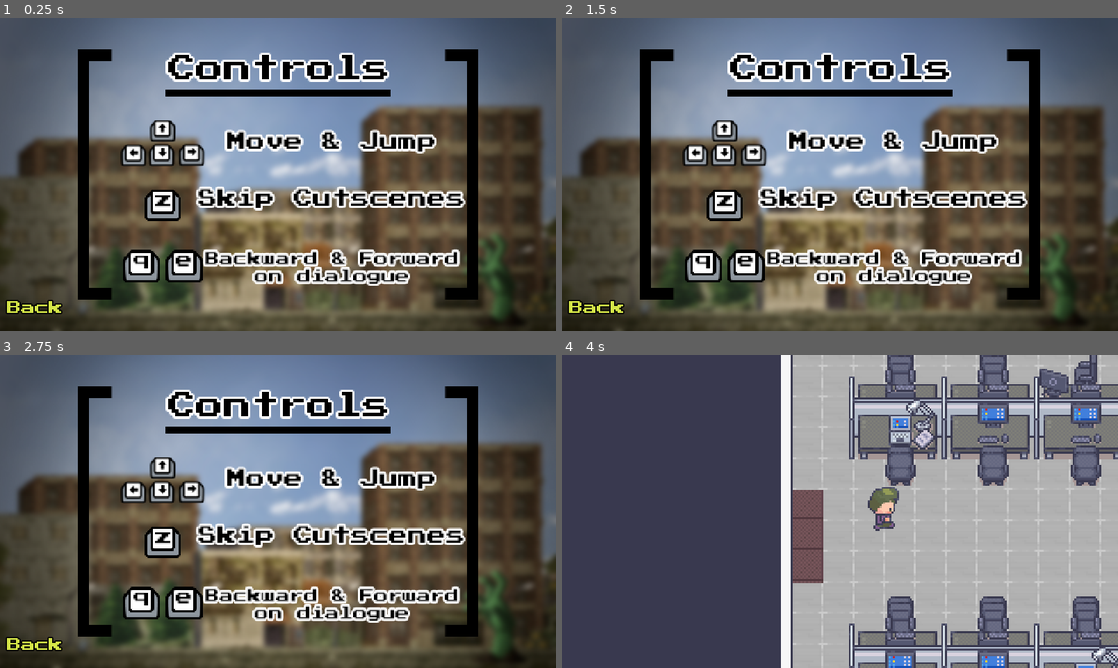
Above: before the commit, frames 1-4 (two rows, left to right).
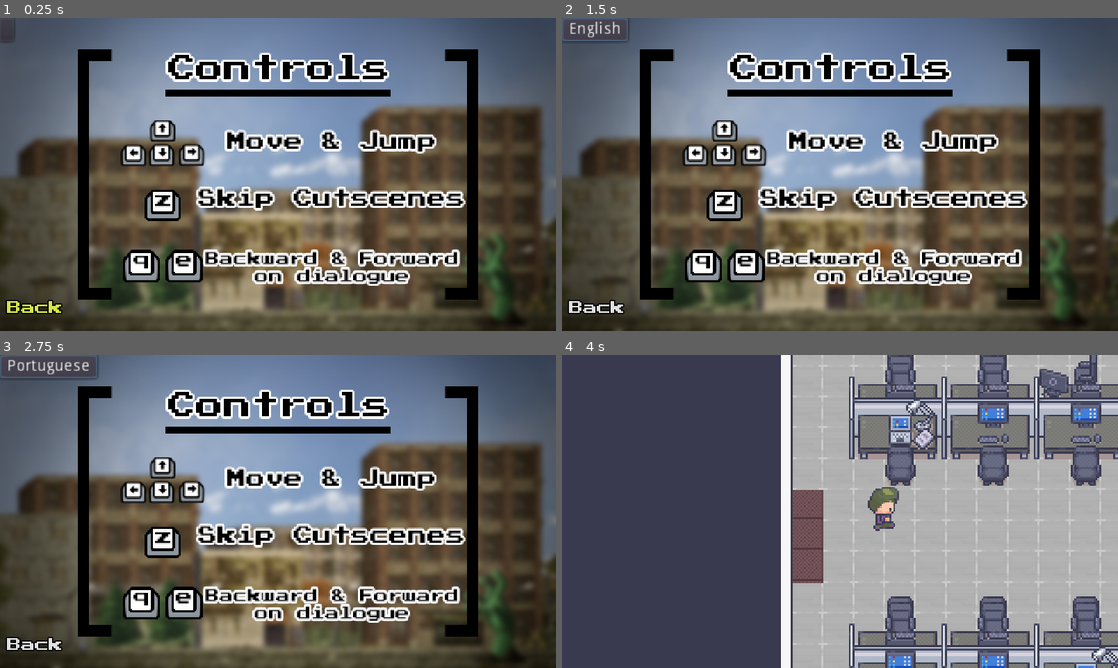
Above: after the commit, the same moments.

Repository: 2022M1T6-inteli/POMALAND
Game: Godot game, scene res://Scenes/Options.tscn
Two runs of this game, one before a commit and one after it. Both use one fixed random seed, a clock stepped at 60 frames per second and the inputs below. This scene is started directly instead of the project's main scene.
Inputs (mouse positions are in pixels of both pictures, inside the frame that each line leads up to):
- Up to frame 1 (0.25 s): no input
- Up to frame 2 (1.5 s): click (567, 30) at 0.52 s; click (612, 30) at 1.25 s, where only the run after the commit has a clickable "Portuguese"
- Up to frame 3 (2.75 s): click (33, 367) at 2 s, where only the run after the commit has a clickable "English"
- Up to frame 4 (4 s): click "Back" at 2.75 s; tap Enter at 3.5 s; hold Right (ui_right) from 3.53 s (still down); tap Z (select) at 3.6 s; tap Up (ui_up) at 3.77 s

The runs differ from the first frame. In frame 1, 0.1% of the frame differs, in the area x 0-3%, y 0-8%; in frame 2, 0.5%; in frame 3, 0.8%, in the area x 0-18%, y 0-95%; in frame 4, nothing differs.

Commit message:
Final update 14/09

Diff:
--- a/src/Scenes/Options.tscn
+++ b/src/Scenes/Options.tscn
@@ -57,4 +57,9 @@
 text = "Back"
 flat = true
 
+[node name="LangButton" type="Button" parent="."]
+margin_right = 12.0
+margin_bottom = 20.0
+
 [connection signal="pressed" from="CenterContainer2/BackBtn" to="." method="_on_BackBtn_pressed"]
+[connection signal="pressed" from="LangButton" to="." method="_on_LangButton_pressed"]
--- a/src/Src/Global.gd
+++ b/src/Src/Global.gd
@@ -1,6 +1,7 @@
 extends Node
 
 var portalRoom: String
-var lang: String
+var language = "English"
+
 func DisableMouse():
 	Input.set_mouse_mode(Input.MOUSE_MODE_CAPTURED)
--- a/src/Src/Meneguzzi.gd
+++ b/src/Src/Meneguzzi.gd
@@ -2,7 +2,7 @@
 
 var onArea: bool
 var dialoguePart = 0
-var texts = [
+var texten = [
 	"null",
 	"(Meneguzzi): Aahh, quick! here! . I do not have much time….",
 	"(Cleiton): What happened? Where is everyone?",
@@ -18,7 +18,22 @@
 	"(Meneguzzi): Here is a quick reminder:",
 	"PAPER obtained!",
 	"(Meneguzzi): PROMISE ME YOU WILL SAVE \n EVERYONE. BEST OF LUCK!"]
-
+var textpt = [
+	"null",
+	"(Meneguzzi): Aahh, rápido! aqui! . eu não tenho muito tempo",
+	"(Cleiton): O que aconteceu? Cade todo mundo?",
+	"(Meneguzzi): Todo mundo fui infectado pelo \n virus mpj-1 e ate onde eu sei nós  \n somos os ultimos sobreviventes...",
+	"(Cleiton): Os últimos sobreviventes? \n O que eu devo fazer?",
+	"(Meneguzzi): você... você DEVE ACHAR A CURA",
+	"(Cleiton): Que tipo de cura para algo \n deste tipo?:",
+	"(Meneguzzi): POMA",
+	"(Cleiton): Poma? O que isso significa?",
+	"(Meneguzzi): Product Operation Maturity \n Assessment, Um modelo criado pela Dell \n isso é a cura!!!",
+	"(Cleiton): Ótimo, onde posso encontra-la?",
+	"(Meneguzzi): O antidoto só fica disponível \n Se você passar pelos 6 andares da dell \n e masterizar os 9 conceitos do modelo POMA",
+	"(Meneguzzi): Aqui está um lembrete:",
+	"Anotações obtidas!",
+	"(Meneguzzi): ME PROMETA QUE VOCÊ IRÁ SALVAR\n A TODOS. BOA SORTE"]
 
 func _on_Area2D_body_entered(body):
 	if body == $"../Physics Player":
@@ -34,15 +49,26 @@
 	if onArea == true:
 		if Input.is_action_just_pressed("select"):
 			$"Dialogue 1".visible = true
-			if dialoguePart == len(texts) - 2:
-				$"Dialogue 1/AnimatedSprite".visible = false
-			if dialoguePart == len(texts) - 1:
-				dialoguePart = 0
-				$"Dialogue 1/AnimatedSprite".visible = true
-				$"Dialogue 1".visible = false
-			else:
-				dialoguePart += 1
-				$"Dialogue 1/Label".text = str(texts[dialoguePart])
+			if Global.language == "English":
+				if dialoguePart == len(texten) - 2:
+					$"Dialogue 1/AnimatedSprite".visible = false
+				if dialoguePart == len(texten) - 1:
+					dialoguePart = 0
+					$"Dialogue 1/AnimatedSprite".visible = true
+					$"Dialogue 1".visible = false
+				else:
+					dialoguePart += 1
+					$"Dialogue 1/Label".text = str(texten[dialoguePart])
+			elif Global.language == "Portuguese":
+				if dialoguePart == len(textpt) - 2:
+					$"Dialogue 1/AnimatedSprite".visible = false
+				if dialoguePart == len(textpt) - 1:
+					dialoguePart = 0
+					$"Dialogue 1/AnimatedSprite".visible = true
+					$"Dialogue 1".visible = false
+				else:
+					dialoguePart += 1
+					$"Dialogue 1/Label".text = str(textpt[dialoguePart])
 	else:
 		$"Dialogue 1".visible = false
 		dialoguePart = 0
--- a/src/Src/Options.gd
+++ b/src/Src/Options.gd
@@ -5,5 +5,13 @@
 func _on_BackBtn_pressed():
 	scene = get_tree().change_scene("res://Scenes/Menu.tscn")
 
+func _on_LangButton_pressed():
+	if Global.language == "English":
+		Global.language = "Portuguese"
+		$LangButton.text = "Portuguese"
+	elif Global.language == "Portuguese":
+		Global.language = "English"
+		$LangButton.text = "English"
+
 func _ready():
 	$CenterContainer2/BackBtn.grab_focus()
